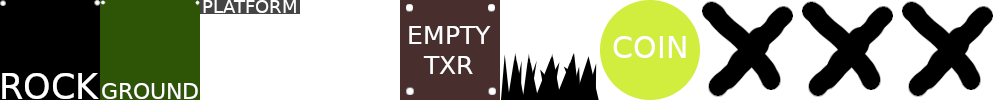
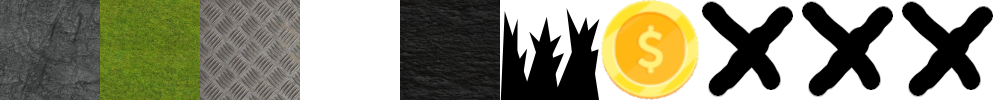
The second 1000 × 100 image is a revision of the first. Changes to its layers:
added layer "coin2" above "Coin" over <box>600,0,699,100</box>
hid "Coin" over <box>600,0,700,100</box>
added layer "TRAP2" above "TRAP" over <box>500,8,600,100</box>
hid "TRAP" over <box>500,8,599,100</box>
added layer "Empty with textute2" above "Empty with texture" over <box>400,0,500,100</box>
hid "Empty with texture" over <box>400,0,500,100</box>
hid "platform" over <box>200,0,300,97</box>
added layer "platform2" above "Ground2" over <box>200,0,300,100</box>
added layer "Ground2" above "Ground" over <box>100,0,200,100</box>
hid "Ground" over <box>100,0,200,100</box>
added layer "Rock2" above "Rock" over <box>0,0,100,100</box>
hid "Rock" over <box>0,0,100,100</box>
